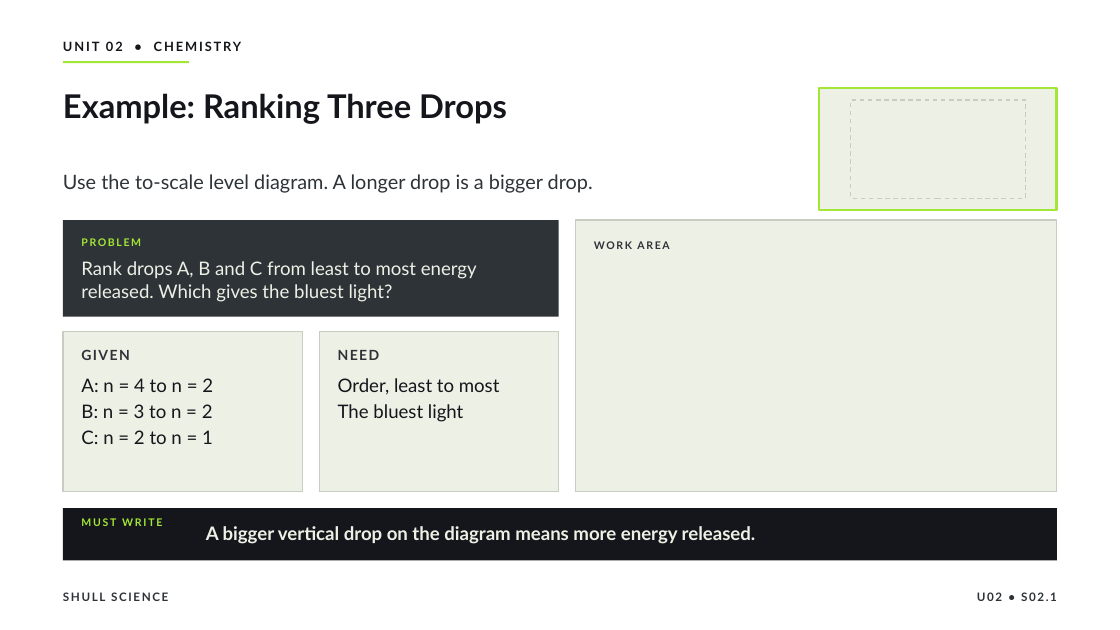
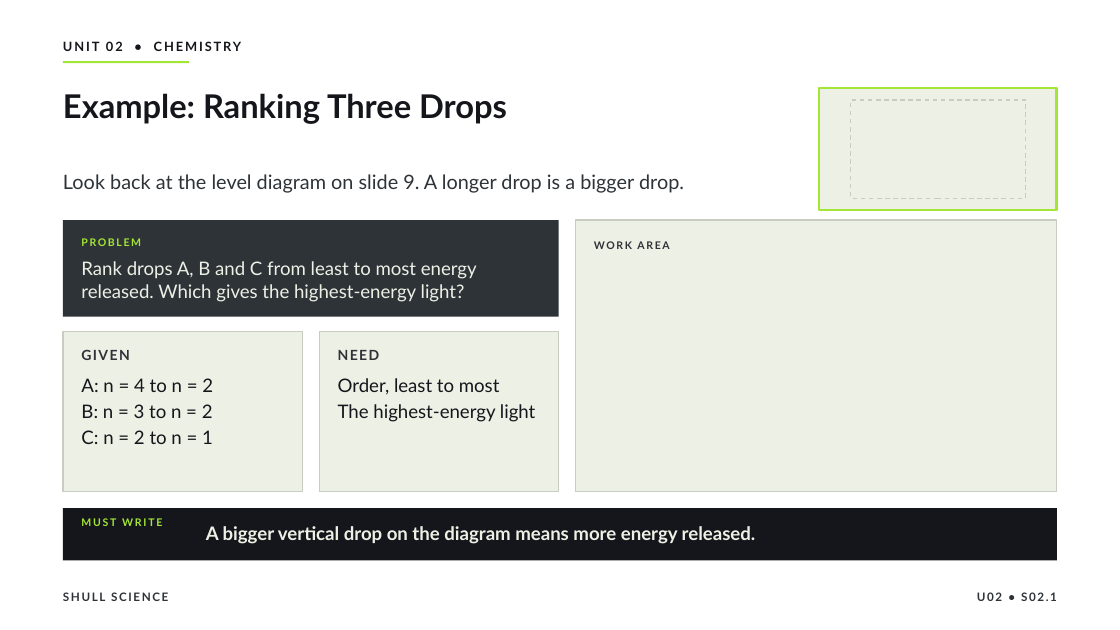
Before and after one commit to Hayabusa015/WorkWork, a slide deck: slide 15 of deliverables/chem-u02/SHULL_CHEM_Slides_U02_S02.1.pptx. Drawn at 1120x630 pixels with LibreOffice and Linux fonts; fonts in the diff are those of the drawing. Boxes give left, top, right and bottom in pixels: in the first picture for what was removed or moved away, otherwise in the second. Text is boxed around its words. In the diff, an @@ line names an element or a change of style, - is before the commit and + after.

```diff
--- a/deliverables/chem-u02/SHULL_CHEM_Slides_U02_S02.1.pptx
+++ b/deliverables/chem-u02/SHULL_CHEM_Slides_U02_S02.1.pptx
@@ text at bbox=[63, 174, 684, 193]: text changed @@
-Use the to-scale level diagram. A longer drop is a bigger drop.
+Look back at the level diagram on slide 9. A longer drop is a bigger drop.
@@ text at bbox=[81, 261, 477, 302]: text changed @@
-Rank drops A, B and C from least to most energy released. Which gives the bluest light?
+Rank drops A, B and C from least to most energy released. Which gives the highest-energy light?
@@ text at bbox=[338, 404, 535, 422]: text changed @@
-The bluest light
+The highest-energy light
```
Also in this commit, not shown: 3 other slides changed, 6 other files.
